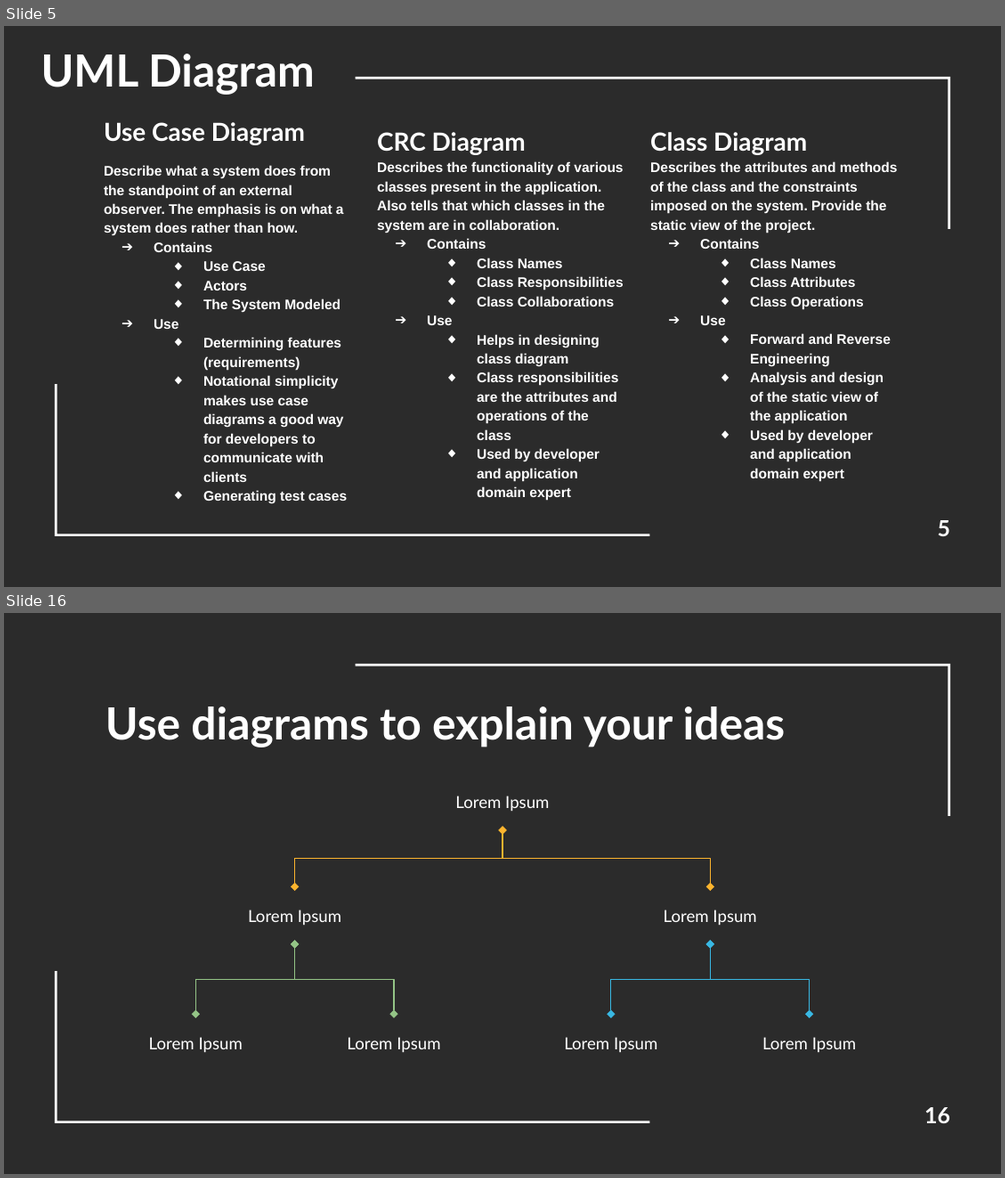
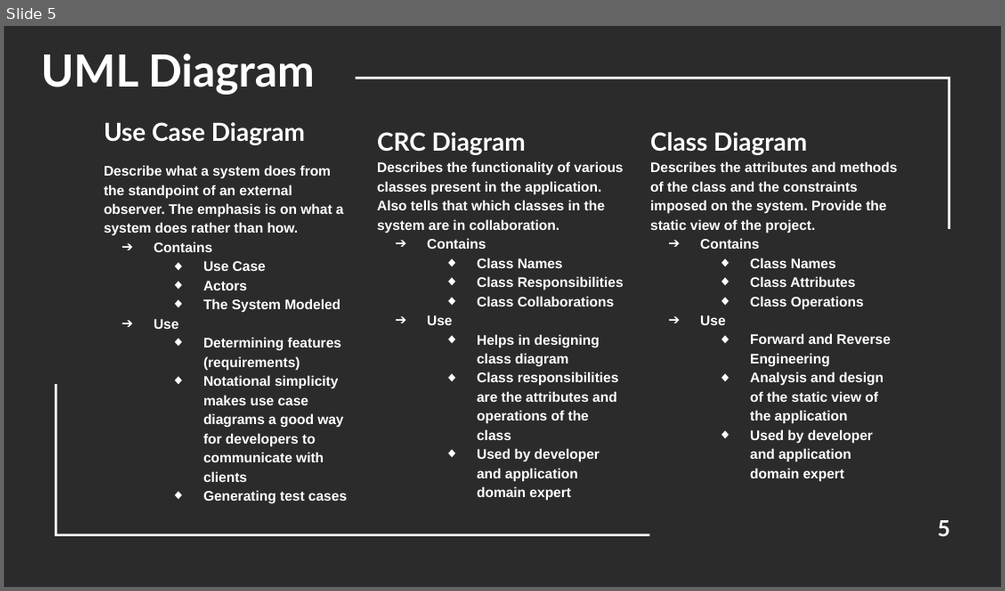
Before and after one commit to divy3011/AkAAD, a slide deck: Media Player.pptx. Shown one above the other, each under a label of ours: slides 5 and 16 before the commit, slide 5 after it; the slides between them are not shown. The pictures are 1005x1178 and 1005x591 pixels, drawn with LibreOffice and Linux fonts; fonts in the diff are those of the drawing; background and template pictures are left out; a plain dark background stands for a picture behind light text. Boxes give left, top, right and bottom in pixels: in the first picture for what was removed or moved away, otherwise in the second. Text is boxed around its words. In the diff, an @@ line names an element or a change of style, - is before the commit and + after.

```diff
--- a/Media Player.pptx
+++ b/Media Player.pptx
@@ slide 16 removed at (4, 613, 1001, 1174), background picture (left out); not listed: 2 template elements that a slide beside it also shows @@
@@ title removed at (105, 706, 785, 747) @@
-Use diagrams to explain your ideas
@@ text removed at (455, 795, 549, 811) @@
-Lorem Ipsum
@@ elbow double arrow removed from (295, 886) to (502, 830) @@
@@ elbow double arrow removed from (502, 830) to (710, 886) @@
@@ text removed at (248, 909, 341, 925) @@
-Lorem Ipsum
@@ text removed at (663, 909, 756, 925) @@
-Lorem Ipsum
@@ elbow double arrow removed from (195, 1013) to (295, 944) @@
@@ elbow double arrow removed from (295, 944) to (394, 1013) @@
@@ elbow double arrow removed from (611, 1013) to (710, 944) @@
@@ elbow double arrow removed from (710, 944) to (809, 1013) @@
@@ text removed at (149, 1037, 243, 1053) @@
-Lorem Ipsum
@@ text removed at (347, 1037, 440, 1053) @@
-Lorem Ipsum
@@ text removed at (564, 1037, 657, 1053) @@
-Lorem Ipsum
@@ text removed at (762, 1037, 856, 1052) @@
-Lorem Ipsum
@@ page number removed at (924, 1107, 950, 1123) @@
-16
```
Also in this commit, not shown: 3 slides changed, 7 slides added, 23 other slides removed.
